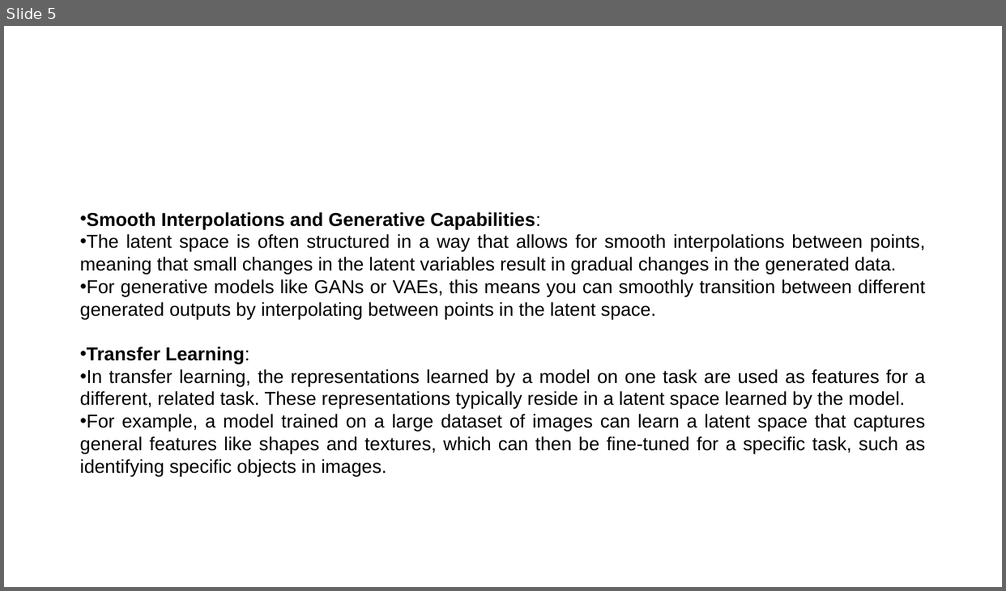
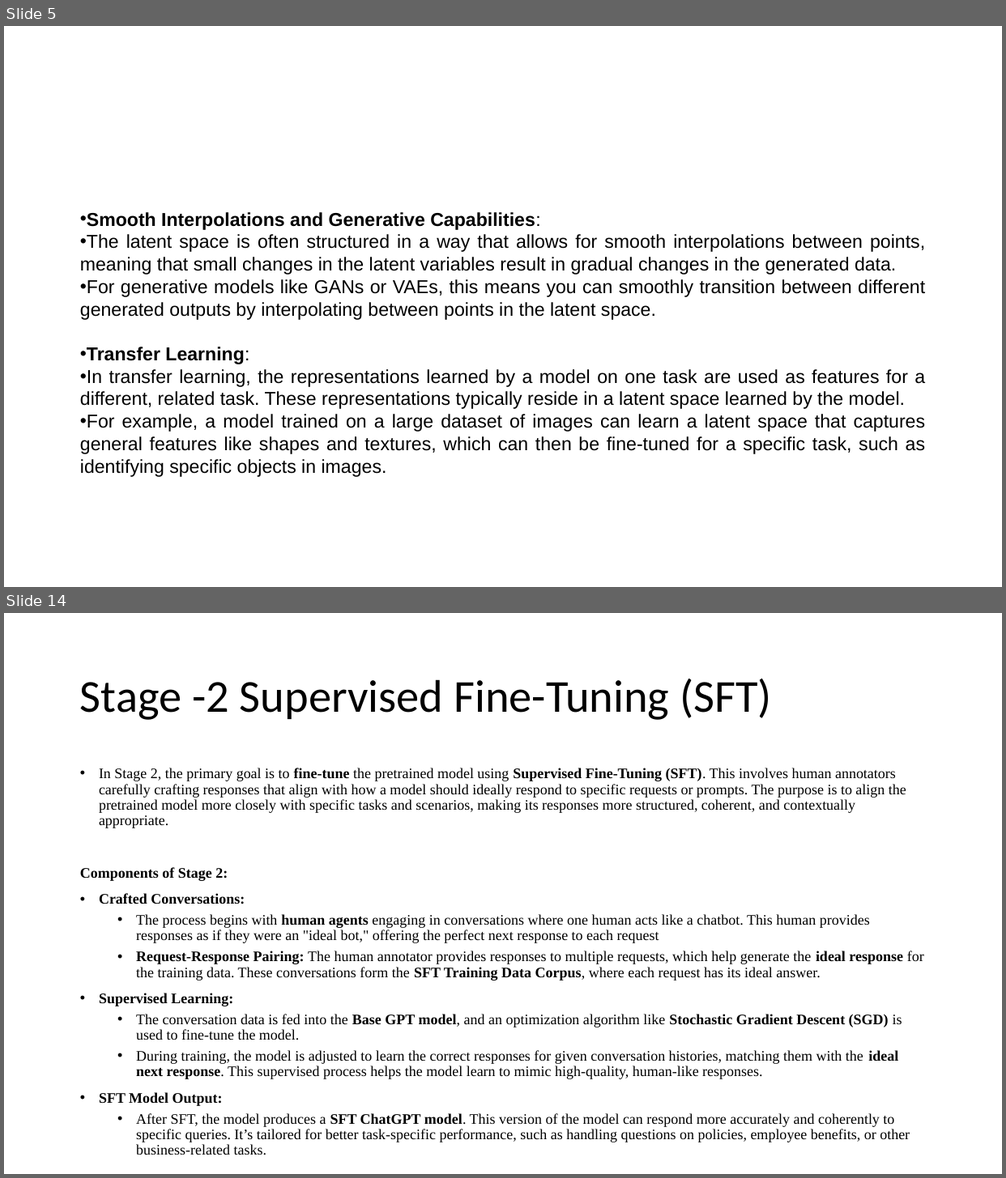
Before and after one commit to basudev2016/genai-dsc-2024, a slide deck: GenAI-2.pptx. Shown one above the other, each under a label of ours: slide 5 before the commit, slides 5 and 14 after it; the slides between them are not shown. The pictures are 1006x591 and 1006x1178 pixels, drawn with LibreOffice and Linux fonts; fonts in the diff are those of the drawing. Boxes give left, top, right and bottom in pixels: in the first picture for what was removed or moved away, otherwise in the second. Text is boxed around its words. In the diff, an @@ line names an element or a change of style, - is before the commit and + after.

Commit message:
ppt and other docs

```diff
--- a/GenAI-2.pptx
+++ b/GenAI-2.pptx
@@ slide 14 added at bbox=[4, 613, 1002, 1174], background #FFFFFF @@
@@ title added at bbox=[80, 679, 772, 720], 44 pt, text #000000 @@
+Stage -2 Supervised Fine-Tuning (SFT)
@@ text added at bbox=[80, 768, 924, 1127], 14 pt, text #000000 @@
+• In Stage 2, the primary goal is to fine-tune the pretrained model using Supervised Fine-Tuning (SFT). This involves human annotators carefully crafting responses that align with how a model should ideally respond to specific requests or prompts. The purpose is to align the pretrained model more closely with specific tasks and scenarios, making its responses more structured, coherent, and contextually appropriate.
+Components of Stage 2:
+• Crafted Conversations:
+  • The process begins with human agents engaging in conversations where one human acts like a chatbot. This human provides responses as if they were an "ideal bot," offering the perfect next response to each request
+  • Request-Response Pairing: The human annotator provides responses to multiple requests, which help generate the ideal response for the training data. These conversations form the SFT Training Data Corpus, where each request has its ideal answer.
+• Supervised Learning:
+  • The conversation data is fed into the Base GPT model, and an optimization algorithm like Stochastic Gradient Descent (SGD) is used to fine-tune the model.
+  • During training, the model is adjusted to learn the correct responses for given conversation histories, matching them with the ideal next response. This supervised process helps the model learn to mimic high-quality, human-like responses.
+• SFT Model Output:
+  • After SFT, the model produces a SFT ChatGPT model. This version of the model can respond more accurately and coherently to specific queries. It’s tailored for better task-specific performance, such as handling questions on policies, employee benefits, or other business-related tasks.
```
Also in this commit, not shown: 19 other slides added, 2 other files.
